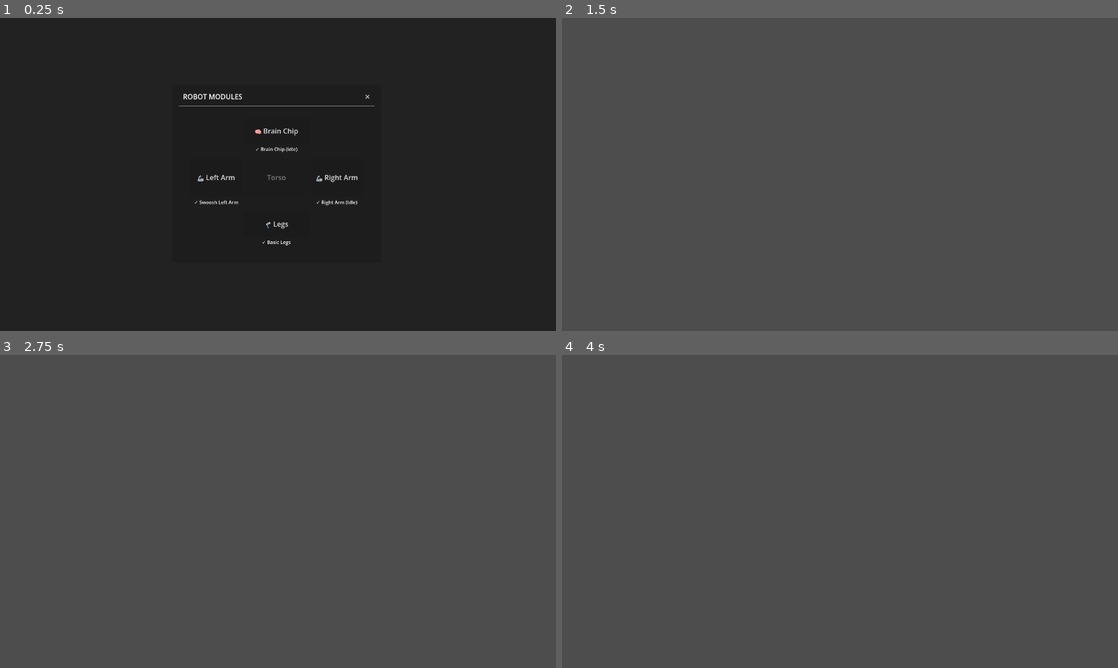
Above: before the commit, frames 1-4 (two rows, left to right).
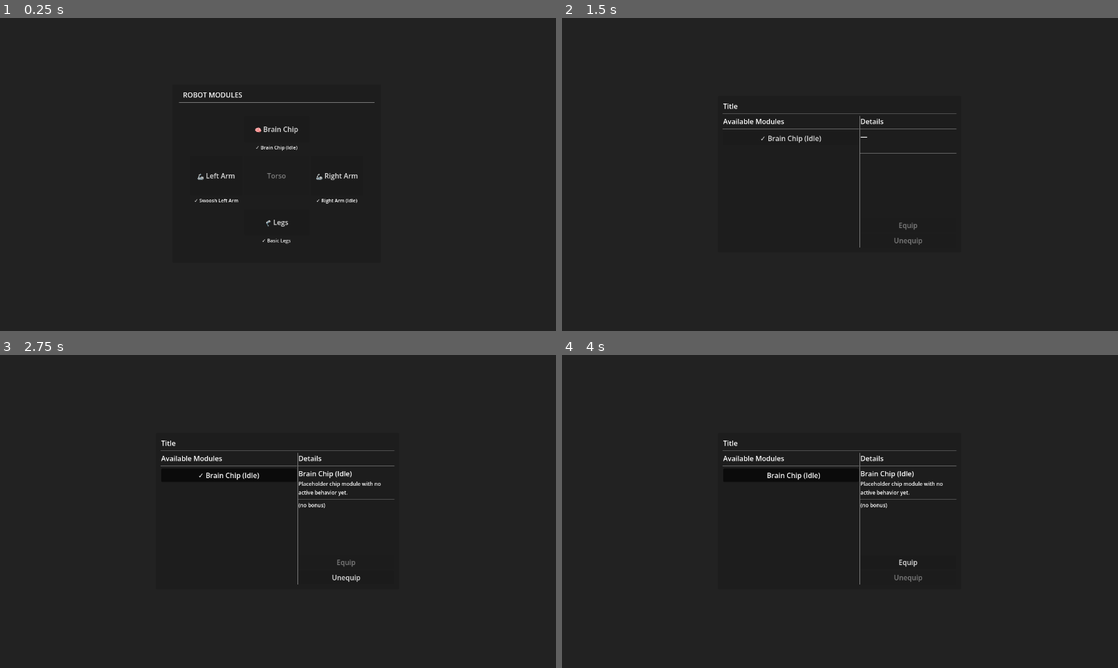
Above: after the commit, the same moments.

Repository: NoeRoberties/Odomat
Game: Godot game, scene res://Scenes/UI/EquipmentMenu/EquipmentMenu.tscn
Two runs of this game, one before a commit and one after it. Both use one fixed random seed, a clock stepped at 60 frames per second and the inputs below. This scene is started directly instead of the project's main scene.
Inputs (mouse positions are in pixels of both pictures, inside the frame that each line leads up to):
- Up to frame 1 (0.25 s): no input
- Up to frame 2 (1.5 s): click (928, 96) at 0.5 s, where only the run before the commit has a clickable "✕"; click (840, 130) at 1.25 s, where only the run after the commit has a clickable "🧠 Brain Chip"
- Up to frame 3 (2.75 s): click (227, 473) at 2 s, where only the run after the commit has a clickable "✓ Brain Chip (Idle)"
- Up to frame 4 (4 s): click (906, 577) at 2.75 s, where only the run after the commit has a clickable "Unequip"; click (789, 473) at 3.5 s, where only the run after the commit has a clickable "Brain Chip (Idle)"

The runs differ from the first frame. In frame 1, 0.9% of the frame differs, in the area x 32-68%, y 23-73%; in frame 2, 100%, in the area x 0-100%, y 0-100%; in frame 3, 100%; in frame 4, 100%.

Commit message:
[DEL] cross button to close the inventory popups, now we only use the inputs

Diff:
--- a/godot-project/odomat/Scenes/UI/EquipmentMenu/MenuHeader.tscn
+++ b/godot-project/odomat/Scenes/UI/EquipmentMenu/MenuHeader.tscn
@@ -14,10 +14,5 @@
 size_flags_horizontal = 3
 text = "Title"
 
-[node name="CloseButton" type="Button" parent="HeaderBar"]
-layout_mode = 2
-text = " ✕ "
-flat = true
-
 [node name="HeaderSep" type="HSeparator" parent="."]
 layout_mode = 2
--- a/godot-project/odomat/Scripts/UI/EquipmentMenu/menu_header.gd
+++ b/godot-project/odomat/Scripts/UI/EquipmentMenu/menu_header.gd
@@ -7,12 +7,13 @@
 @export var close_button_text: String = " ✕ "
 
 @onready var _title_label: Label = $HeaderBar/TitleLabel
-@onready var _close_button: Button = $HeaderBar/CloseButton
+@onready var _close_button: Button = get_node_or_null("HeaderBar/CloseButton")
 
 
 func _ready() -> void:
 	_apply_visuals()
-	_close_button.pressed.connect(func(): close_pressed.emit())
+	if is_instance_valid(_close_button):
+		_close_button.pressed.connect(func(): close_pressed.emit())
 
 
 func set_title(new_title: String) -> void:
@@ -23,4 +24,5 @@
 
 func _apply_visuals() -> void:
 	_title_label.text = title_text
-	_close_button.text = close_button_text
+	if is_instance_valid(_close_button):
+		_close_button.text = close_button_text
Not shown, added: documents/eip-delivery/slides_c04.log
Not shown, added: documents/eip-delivery/slides_c04.tex
